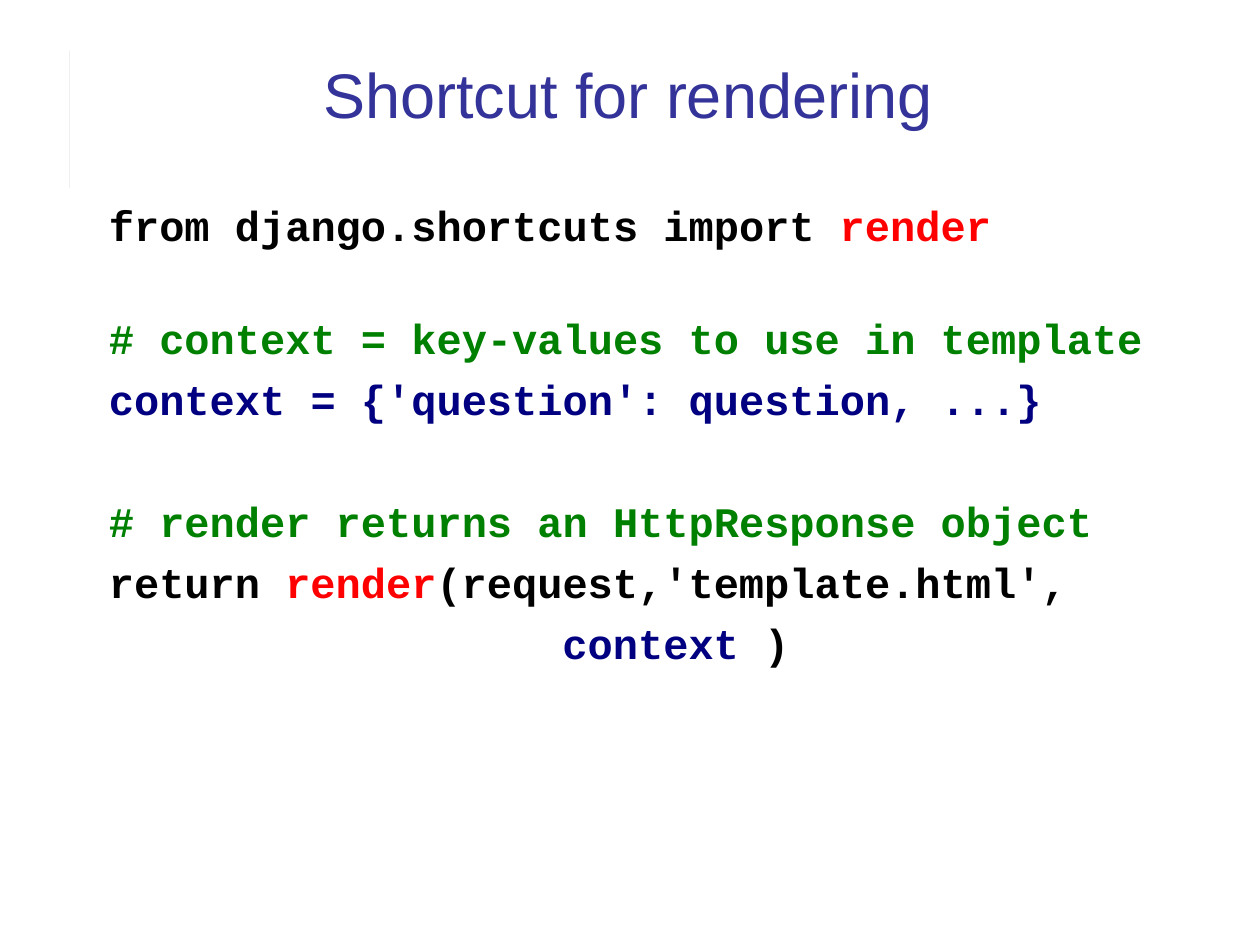
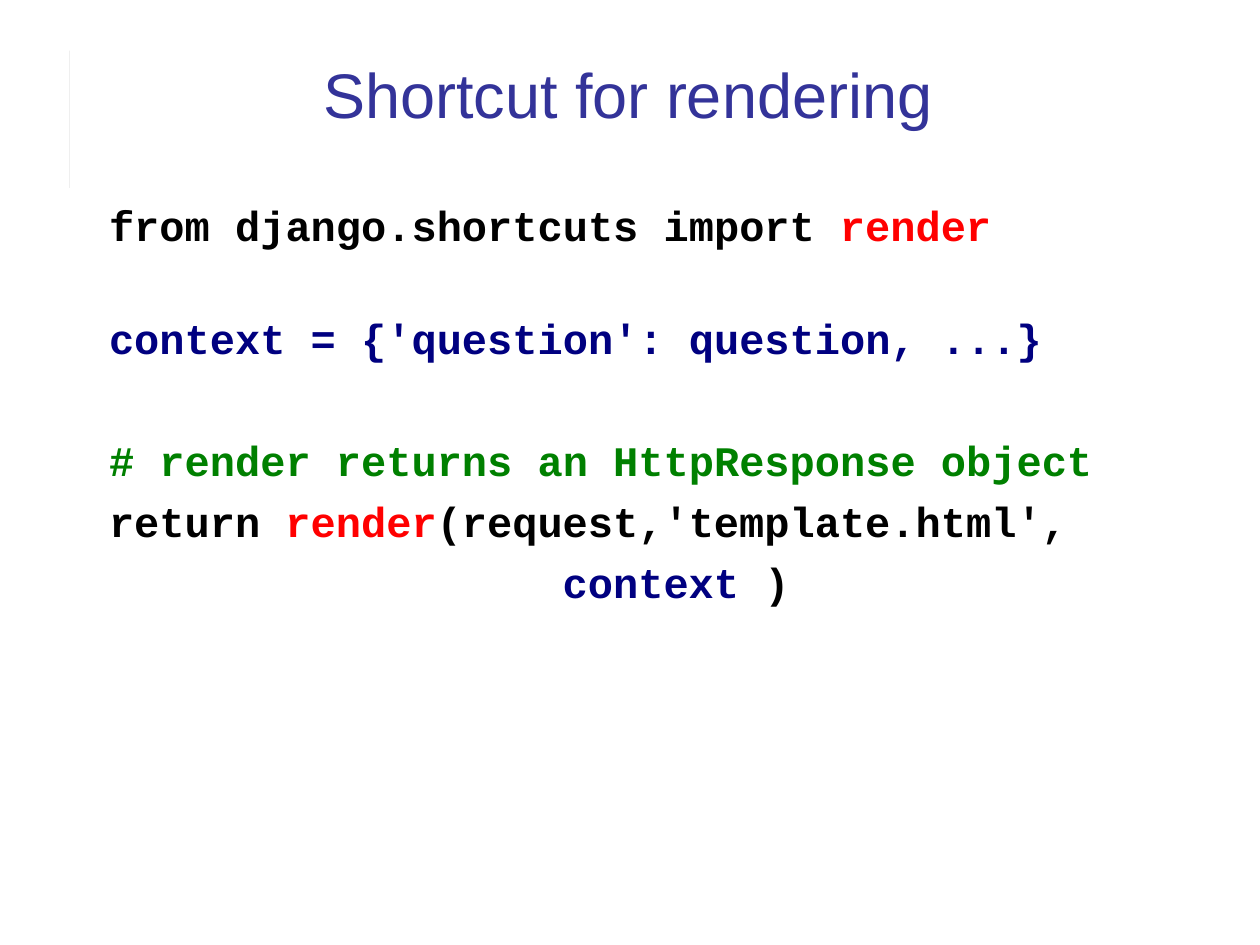
Before and after one commit to cpske/ISP, a slide deck: slide 12 of django/Django-review-1.ppt. Drawn at 1260x945 pixels with LibreOffice and Linux fonts; fonts in the diff are those of the drawing. Boxes give left, top, right and bottom in pixels: in the first picture for what was removed or moved away, otherwise in the second. Text is boxed around its words. In the diff, an @@ line names an element or a change of style, - is before the commit and + after.

```diff
--- a/django/Django-review-1.ppt
+++ b/django/Django-review-1.ppt
@@ text at <box>159,324,1143,363</box>: paragraph removed @@
-# context = key-values to use in template
```
Also in this commit, not shown: 3 other slides changed, 2 slides added, 3 other files.
